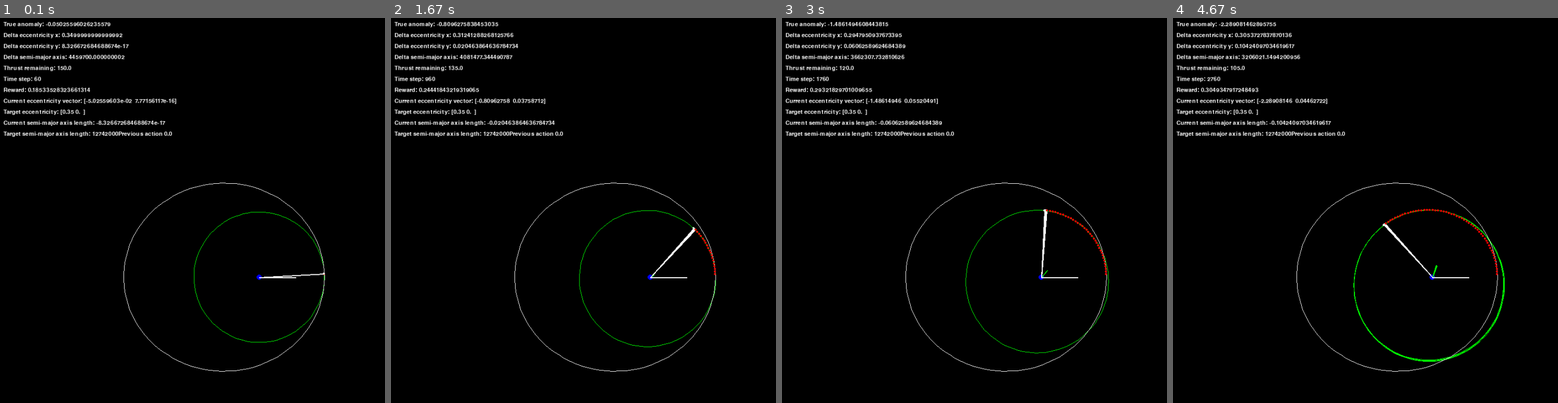
Above: before the commit, frames 1-4 (left to right).
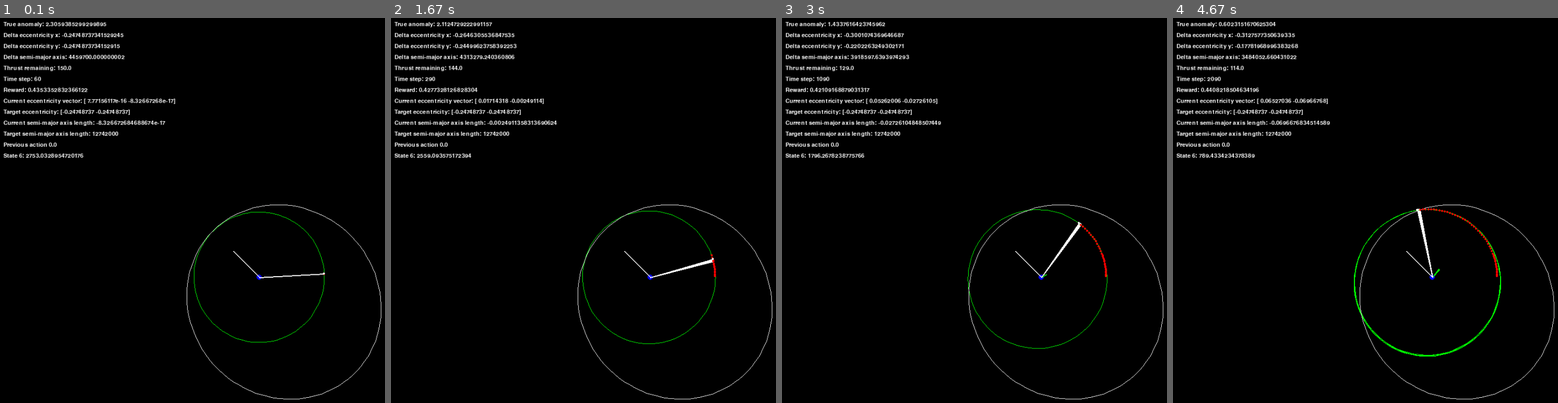
Above: after the commit, the same moments.

Repository: degtrdg/hohmann-transfer-rl
Game: pygame game, started from game.py
The game is run twice, just before and just after one commit, with the same random seed, the same clock (stepped at 60 frames per second) and the same inputs.
Inputs:
- Up to frame 1 (0.1 s): no input
- Up to frame 2 (1.67 s): tap Space at 0.33, 0.73, 1.03, 1.23, 1.53 s; hold R 0.67-1.13 s
- Up to frame 3 (3 s): tap Space at 1.73, 2.07, 2.37, 2.57, 2.87 s
- Up to frame 4 (4.67 s): tap Space at 3.13, 3.47, 3.77, 3.9, 4.3, 4.6 s

The runs differ from the first frame. In frame 1, 2.2% of the frame differs, in the area x 0-100%, y 1-100%; in frame 2, 3.0%; in frame 3, 3.1%; in frame 4, 3.6%.

Commit message:
continuity + abs time

Diff:
--- a/SimpleBurnEnv.py
+++ b/SimpleBurnEnv.py
@@ -49,8 +49,8 @@
 
         # The minimum and maximum values for each observation parameter, used to define the bounds of the observation space.
         # They are arrays of 6 values, corresponding to the six parameters outlined in the 'Observation' section.
-        self.min_obs = np.array([0, -1, -1, -np.inf, 0, 0])
-        self.max_obs = np.array([2*np.pi, 1, 1, np.inf, 150, 1])
+        self.min_obs = np.array([0, -1, -1, -np.inf, 0, 0, 0])
+        self.max_obs = np.array([2*np.pi, 1, 1, np.inf, 150, 1, np.inf])
 
         # The maximum time for the simulation. After this time has passed, the simulation will end.
         self.max_t = 10000
@@ -62,7 +62,7 @@
         # The action space is discrete and can be either 0 or 1, corresponding to no thrust or full thrust.
         # The observation space is continuous and is defined by the min_obs and max_obs arrays.
         self.action_space = spaces.Discrete(2)
-        self.observation_space = spaces.Box(low=self.min_obs, high=self.max_obs, shape=(6,), dtype=np.float64)
+        self.observation_space = spaces.Box(low=self.min_obs, high=self.max_obs, shape=(7,), dtype=np.float64)
 
         # This is a reference to an object representing the two-body problem. It provides necessary functions for orbit calculation.
         self.tbr = tbr()
@@ -89,26 +89,15 @@
         self.target = None
 
     def reward(self, state, action):
-        # This is the reward function, which calculates a reward value based on the current state and the target state.
-        # The reward value is used to guide the spaceship's learning process.
-        # The greater the reward, the more desirable the corresponding action is, from the spaceship's perspective.
-
-        # We calculate the change in eccentricity (delta_e) by subtracting the current eccentricity from the target eccentricity.
-        # This is done using the numpy's function 'norm' which computes the norm (magnitude) of the difference vector.
         delta_e = np.linalg.norm(state[1:3])/np.linalg.norm(self.target[0])
         delta_a = state[3]/(self.target[1]-self.a0)
 
         if action == state[5]:
-            continuity_reward = 0.05
+            continuity_reward = 0.1
         else:
             continuity_reward = 0
-        # We calculate the reward. The reward is designed to be larger when the spaceship is closer to its target orbit.
-        # It is a function of delta_a and delta_e, such that the reward decreases exponentially as delta_a and delta_e increase.
-        # This means the spaceship gets a higher reward for being closer to the target orbit.
-        # The terms (2*delta_a/((target[1]-self.a0))) and (delta_e/(self.target[1]) are normalization terms,
-        # which adjust the magnitudes of delta_a and delta_e relative to the range of possible semi-major axes and eccentricities.
-        # The squaring and exponential functions make sure that the reward changes smoothly and has nice mathematical properties.
-        return np.exp(-((delta_a)**2 + (delta_e)**2)) + continuity_reward + action*0.05
+
+        return np.exp(-((delta_a)**2 + (delta_e)**2)) + continuity_reward + 0.2*state[4]/150
 
     def step(self, action, dt=10):
         # TODO: Add further terminal conditions and reward
@@ -149,6 +138,10 @@
         # If the action was to thrust, decrease the amount of remaining thrust.
         if action != 0:
             self.state[4] -= 1
+        self.state[5] = action
+        # self.state[6] = om.absolute_target_time(self.ivp_state[:2], self.ivp_state[2:4], self.tbr.mu, self.target)
+        self.state[6] = om.absolute_target_time(self.ivp_state[:2], self.ivp_state[2:4], self.tbr.mu, self.target)
+        # self.state[6] = om.time_at_state(self.ivp_state[:2], self.ivp_state[2:4], self.tbr.mu)
 
         # Calculate the reward for the current state.
         reward = self.reward(self.state, action)
@@ -157,7 +150,7 @@
         # Check termination conditions: either the maximum time has been reached, or the spaceship has achieved its goal,
         # or the spaceship has run out of thrust, or the spaceship's orbit is too eccentric. If any of these conditions is met,
         # the simulation is terminated.
-        if self.t0 >= self.max_t or self.state[3] >= (self.target_a+1)*self.tbr.r1 or e_norm >= .5 or self.state[4] <= 0:
+        if self.t0 >= self.max_t or e_norm >= .6:
             truncated = True
         else:
             truncated = False
@@ -198,7 +191,9 @@
         # Set the initial state for the simulation.
         self.orbit_state = np.array([nu, e[0], e[1], a])
         # Set the target orbit for the simulation.
-        self.state = np.array([nu, self.target[0][0]-e[0], self.target[0][1]-e[1], self.target[1]-a, thrusts, self.state[5] if self.state is not None else 0])
+        self.state = np.array([nu, self.target[0][0]-e[0], self.target[0][1]-e[1],
+                               self.target[1]-a, thrusts, 0,
+                               om.absolute_target_time(self.ivp_state[:2], self.ivp_state[2:4], self.tbr.mu, self.target)])
 
         info = {}  # The info dictionary can be used to provide additional information about the state of the simulation, but in this case it is empty.
 
--- a/game.py
+++ b/game.py
@@ -42,7 +42,7 @@
 
 # Create the environment
 env = SimpleBurnEnv()
-state, info = env.reset(theta=0)
+state, info = env.reset()
 
 # Run the game loop
 running = True
@@ -57,6 +57,9 @@
     # Rocket control
     keys = pygame.key.get_pressed()
     action = 1 if keys[pygame.K_SPACE] else 0
+    # reset the environment if the 'r' key is pressed
+    if keys[pygame.K_r]:
+        state, info = env.reset()
 
     # Step the environment
     state, reward, done, truncated, info = env.step(action)
@@ -79,11 +82,12 @@
         f'Thrust remaining: {env.state[4]}',
         f'Time step: {env.t0}',
         f'Reward: {reward}',
-        f'Current eccentricity vector: {env.orbit_state[:2]}',
+        f'Current eccentricity vector: {env.orbit_state[1:3]}',
         f'Target eccentricity: {env.target[0]}',
         f'Current semi-major axis length: {env.orbit_state[2]}',
-        f'Target semi-major axis length: {env.target[1]}'
-        f'Previous action {env.state[5]}'
+        f'Target semi-major axis length: {env.target[1]}',
+        f'Previous action {env.state[5]}',
+        f'State 6: {env.state[6]}'
     ]
 
     # Store the previous states
--- a/orbital_mechanics.py
+++ b/orbital_mechanics.py
@@ -43,7 +43,14 @@
         return 0
     center = -(eccentricity_vector(pos, vel, mu) / e) * e * semi_major_axis(pos, vel, mu)
 
-    r = pos - center
+    cosE = (e + np.cos(f)) / (1 + e*np.cos(f))
+    sinE = np.sqrt(1-e**2)*np.sin(f)/(1+e*np.cos(f))
+    E = np.arctan2(sinE, cosE)
+    if E < 0:
+        E = 2*np.pi + E
+    return E
+
+def eccentric_anomaly_from_f(e, f):
     cosE = (e + np.cos(f)) / (1 + e*np.cos(f))
     sinE = np.sqrt(1-e**2)*np.sin(f)/(1+e*np.cos(f))
     E = np.arctan2(sinE, cosE)
@@ -154,3 +161,77 @@
     else:
         # print("t < ta", t, ta)
         return ta - t
+
+def time_from_apoapsis(pos, vel, mu):
+    a = semi_major_axis(pos, vel, mu)
+    e = eccentricity(pos, vel, mu)
+    ta = time_at_E(a, e, np.pi, mu)
+    t = time_at_state(pos, vel, mu)
+    if t > ta:
+        return t - ta
+    else:
+        return orbit_period(pos, vel, mu) - ta + t
+
+def time_to_E(pos, vel, mu, E):
+    a = semi_major_axis(pos, vel, mu)
+    e = eccentricity(pos, vel, mu)
+    te = time_at_E(a, e, E, mu)
+    t = time_at_state(pos, vel, mu)
+    if t > te:
+        return orbit_period(pos, vel, mu) - t + te
+    else:
+        return te - t
+
+def time_from_E(pos, vel, mu, E):
+    a = semi_major_axis(pos, vel, mu)
+    e = eccentricity(pos, vel, mu)
+    te = time_at_E(a, e, E, mu)
+    t = time_at_state(pos, vel, mu)
+    if t > te:
+        return t - te
+    else:
+        return orbit_period(pos, vel, mu) - te + t
+
+def time_to_target(pos, vel, mu, target, tol=1e-5):
+    e_vec = eccentricity_vector(pos, vel, mu)
+    e = np.linalg.norm(e_vec)
+    target_e = target[0]
+
+    if np.linalg.norm(e_vec) < tol:
+        target_f = np.arctan2(target_e[1], target_e[0]) - np.arctan2(pos[1], pos[0])
+    else:
+        target_f = np.arctan2(target_e[1], target_e[0]) - np.arctan2(e_vec[1], e_vec[0])
+    target_f = -target_f
+
+    if target_f < 0:
+        target_f += 2*np.pi
+
+    target_E = eccentric_anomaly_from_f(e, target_f)
+    tE = time_to_E(pos, vel, mu, target_E)
+    return tE
+
+def time_from_target(pos, vel, mu, target, tol=1e-5):
+    e_vec = eccentricity_vector(pos, vel, mu)
+    e = np.linalg.norm(e_vec)
+    target_e = target[0]
+
+    if np.linalg.norm(e_vec) < tol:
+        target_f = np.arctan2(target_e[1], target_e[0]) - np.arctan2(pos[1], pos[0])
+    else:
+        target_f = np.arctan2(target_e[1], target_e[0]) - np.arctan2(e_vec[1], e_vec[0])
+    target_f = -target_f
+
+    if target_f < 0:
+        target_f += 2*np.pi
+
+    target_E = eccentric_anomaly_from_f(e, target_f)
+    tE = time_from_E(pos, vel, mu, target_E)
+    return tE
+
+def absolute_target_time(pos, vel, mu, target):
+    t_to = time_to_target(pos, vel, mu, target)
+    t_from = time_from_target(pos, vel, mu, target)
+    if t_to < t_from:
+        return t_to
+    else:
+        return -t_from
--- a/simple_model_test.py
+++ b/simple_model_test.py
@@ -13,7 +13,7 @@
 env.state[5] = 1
 
 model_dir = "models/simple/DQN"
-model = PPO.load(f'{model_dir}/500000')
+model = PPO.load(f'{model_dir}/750000')
 # model = PPO.load("saved-models/120000_simple_no_ta")
 
 # Initial orbit
--- a/simple_reward.py
+++ b/simple_reward.py
@@ -19,7 +19,7 @@
 max_t = 1700
 positions = np.empty((max_t,2))
 orbits = np.empty((max_t, 4))
-states = np.empty((max_t,6))
+states = np.empty((max_t,7))
 actions = np.empty(max_t)
 
 while True:
@@ -94,6 +94,11 @@
 ax2 = plt.twinx()
 ax2.plot(np.cumsum(rewards), color='orange')
 
+# Target time
+plt.subplot(2,3,4)
+plt.title("Target Time")
+plt.plot(states[:,6])
+
 # Thrust remaining
 plt.subplot(2,3,5)
 plt.title("Thrust Remaining")
@@ -101,7 +106,7 @@
 
 # True anomaly
 plt.subplot(2,3,6)
-plt.title("Relative True Anomaly")
+plt.title("Relative Anomaly")
 plt.plot(states[:,0])
 
 # Info about the orbit
